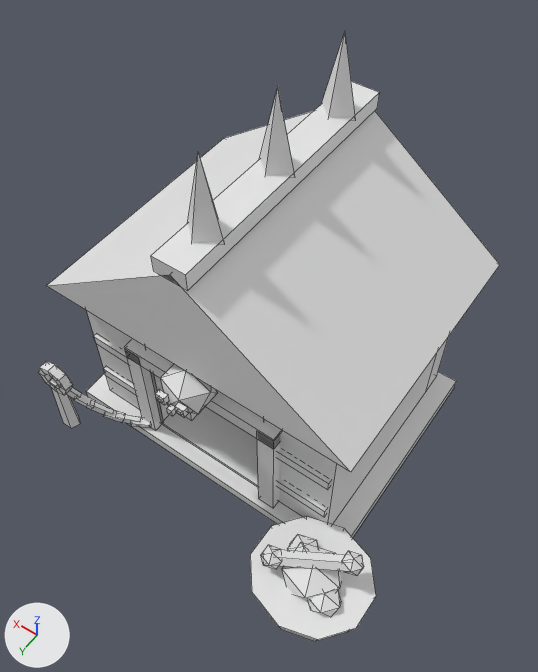
One commit to the FBX model assets/models/decor/out/HellGate/Decor_HellGate_HellKennel.fbx: the scene before it, then after it.
Rendered twice from a 50 mm lens placed at (-51.78, 3.68, 21.4), pointed at (-44.55, -6.43, 5.5). Every picture has the same lights, and +X, +Y and +Z are marked at lower left. The older version comes first. Mesh edges are drawn as thin lines. Vertices at exactly the same position are counted once.

Objects in the first picture: 'HellKennel_Body'.
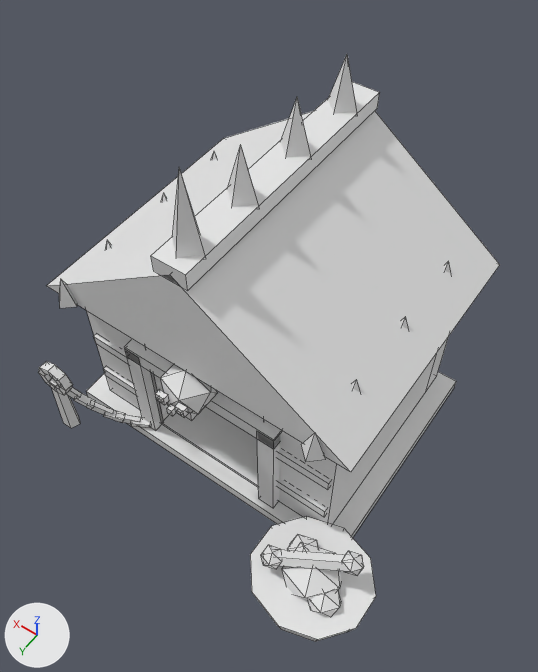
Patch to the scene script:
```diff
--- a/assets/models/decor/out/HellGate/Decor_HellGate_HellKennel.fbx.py
+++ b/assets/models/decor/out/HellGate/Decor_HellGate_HellKennel.fbx.py
@@ me_hellkennel_body @@
 # used by ob_hellkennel_body; location = (0.0, 0.0, 0.0)
-me_hellkennel_body.from_pydata(...)  # 375 vertices, 360 faces; spans x -50.1..-38.2, y -12.2..-1.5, z 0.0..11.9
+me_hellkennel_body.from_pydata(...)  # 420 vertices, 405 faces; spans x -50.1..-38.2, y -12.2..-1.5, z 0.0..11.9
+# me_hellkennel_body part 1: the loose piece of 5 vertices spanning x -44.11..-43.03, y -11.41..-10.42, z 9.6..11.9 is scaled about its middle by (0.9, 0.9, 0.696), then moved by (0.0, -0.2, -0.35)
+# me_hellkennel_body part 2: the loose piece of 5 vertices spanning x -44.11..-43.03, y -8.63..-7.64, z 9.6..11.9 is scaled about its middle by (0.9, 0.9, 0.696), then moved by (0.0, -0.79, -0.35)
+# me_hellkennel_body part 3: the loose piece of 5 vertices spanning x -44.11..-43.03, y -5.86..-4.87, z 9.6..11.9 is scaled about its middle by (0.9, 0.9, 0.696), then moved by (0.0, -1.39, -0.35)
+# me_hellkennel_body part 4: the loose piece of 5 vertices spanning x -44.11..-43.03, y -5.86..-4.87, z 9.6..11.9 is copied, and the copy is scaled about its middle by (0.9, 0.9, 1), then moved by (0.0, 0.59, 0.0); it spans x -44.06..-43.08, y -5.22..-4.32, z 9.6..11.9
+# me_hellkennel_body part 5: the loose piece of 5 vertices spanning x -44.11..-43.03, y -5.86..-4.87, z 9.6..11.9 is copied, and the copy is scaled about its middle by (0.64, 0.64, 0.391), then moved by (4.01, 1.39, -4.4); it spans x -39.9..-39.21, y -4.29..-3.66, z 5.9..6.8
+# me_hellkennel_body part 6: the loose piece of 5 vertices spanning x -44.11..-43.03, y -11.41..-10.42, z 9.6..11.9 is copied, and the copy is scaled about its middle by (0.64, 0.64, 0.391), then moved by (-4.01, 0.4, -4.4); it spans x -47.93..-47.24, y -10.83..-10.2, z 5.9..6.8
+# me_hellkennel_body part 7: the loose piece of 5 vertices spanning x -44.11..-43.03, y -8.63..-7.64, z 9.6..11.9 is copied, and the copy is scaled about its middle by (0.64, 0.64, 0.391), then moved by (-4.01, 0.0, -4.4); it spans x -47.93..-47.24, y -8.45..-7.82, z 5.9..6.8
+# me_hellkennel_body part 8: the loose piece of 5 vertices spanning x -44.11..-43.03, y -5.86..-4.87, z 9.6..11.9 is copied, and the copy is scaled about its middle by (0.64, 0.64, 0.391), then moved by (-4.01, -0.4, -4.4); it spans x -47.93..-47.24, y -6.08..-5.44, z 5.9..6.8
+# me_hellkennel_body part 9: the loose piece of 5 vertices spanning x -44.11..-43.03, y -5.86..-4.87, z 9.6..11.9 is copied, and the copy is scaled about its middle by (0.64, 0.64, 0.391), then moved by (-4.01, 1.39, -4.4); it spans x -47.93..-47.24, y -4.29..-3.66, z 5.9..6.8
+# other edits to the shape of me_hellkennel_body do not show in these pictures
 me_hellkennel_body.materials.append(mat_decor)
```

What differs and where, as boxes (x1, y1, x2, y2) in the pictures (538 x 672 px; the box of a moved part takes in the faces that stretch with it):
'HellKennel_Body', reshaped
    before: (38, 32, 500, 642)
    after: (38, 55, 500, 642)
part 1 of me_hellkennel_body, moved or reshaped
    before: (321, 32, 356, 120)
    after: (328, 55, 357, 114)
part 2 of me_hellkennel_body, moved or reshaped
    before: (259, 87, 295, 178)
    after: (280, 97, 311, 157)
part 3 of me_hellkennel_body, moved or reshaped
    before: (187, 152, 225, 244)
    after: (227, 145, 259, 207)
part 4 of me_hellkennel_body, added
    after: (172, 168, 205, 258)
part 5 of me_hellkennel_body, added
    after: (59, 279, 77, 308)
part 6 of me_hellkennel_body, added (mostly hidden)
    after: (444, 261, 451, 273)
part 7 of me_hellkennel_body, added (mostly hidden)
    after: (401, 316, 409, 329)
part 8 of me_hellkennel_body, added
    after: (353, 379, 360, 392)
part 9 of me_hellkennel_body, added
    after: (301, 433, 326, 462)
